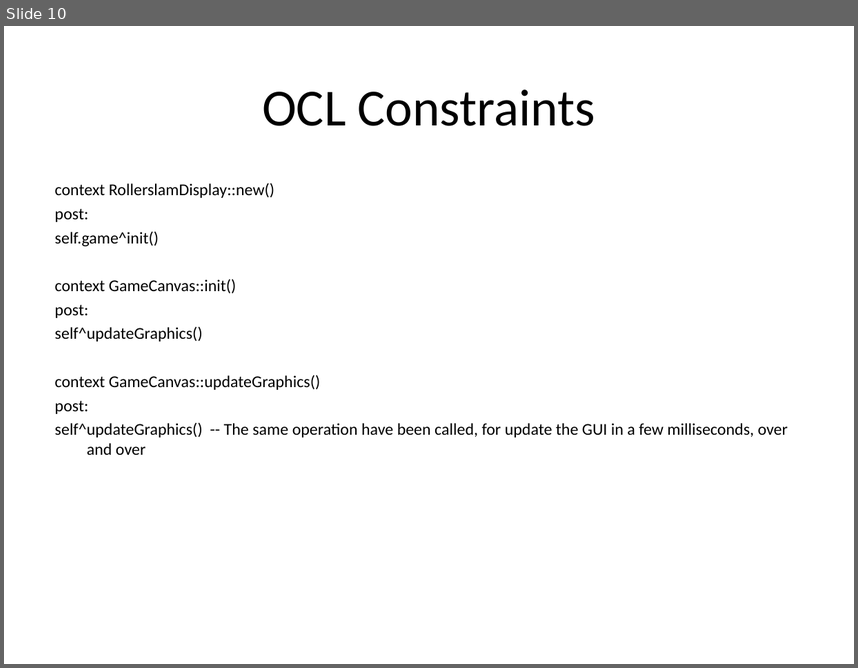
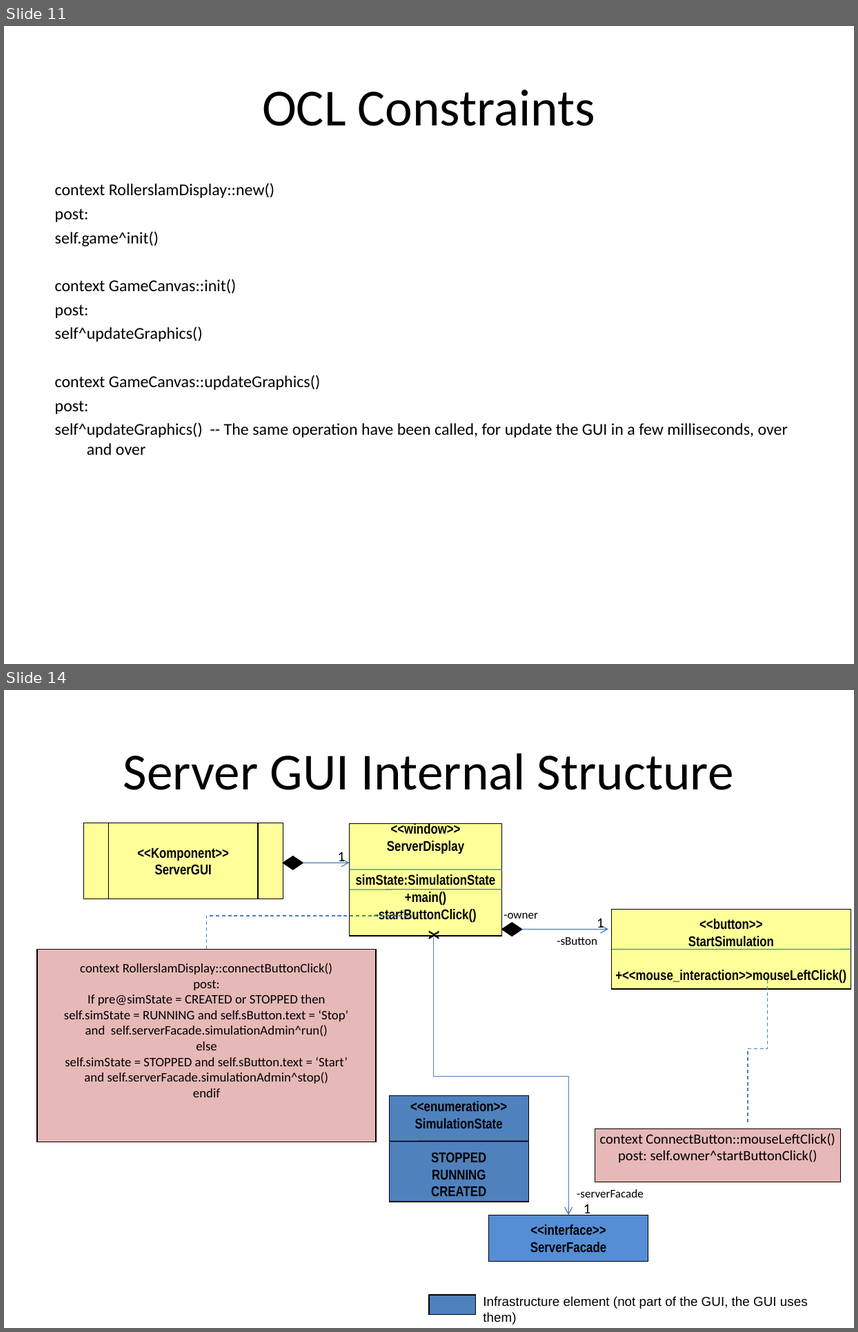
Before and after one commit to krishprince/rollerslam, a slide deck: docs/GUI/GUIModels_V.0.1.ppt. Shown one above the other, each under a label of ours: slide 10 before the commit, slides 11 and 14 after it; the slides between them are not shown. The pictures are 858x668 and 858x1332 pixels, drawn with LibreOffice and Linux fonts; fonts in the diff are those of the drawing. Boxes give left, top, right and bottom in pixels: in the first picture for what was removed or moved away, otherwise in the second. Text is boxed around its words. In the diff, an @@ line names an element or a change of style, - is before the commit and + after.

Commit message:
Removed display.jar (because it would never get updated); Added a very basic log system... It will be improved as soon as I can. Updated deployment diagram and gui modeling... Including the brand new ServerAdminGui ;) or whatever... Modified Marco Aurelio name on DumpWorldVisitor and RamificationWorldVisitor due to UTF-8 incompatibility, what wouldn't let my netbeans compile the classes.
More coming soon...

Weslei

```diff
--- a/docs/GUI/GUIModels_V.0.1.ppt
+++ b/docs/GUI/GUIModels_V.0.1.ppt
@@ slide 14 added at (4,690,854,1328), background #FFFFFF @@
@@ title added at (123,753,734,790), 44 pt, text #000000 @@
+Server GUI Internal Structure
@@ flow chart predefined process added at (84,822,283,898), fill #FFFF99, outline #000000 0.74 pt, 12 pt, text #000000, bold @@
+<<Komponent>>
+ServerGUI
@@ rectangle added at (349,823,502,936), fill #FFFF99, outline #000000 0.74 pt, 12 pt, text #000000, bold @@
+<<window>>
+ServerDisplay
+simState:SimulationState
++main()
+-startButtonClick()
@@ text added at (338,851,345,865), 12 pt, text #000000 @@
+1
@@ diamond added at (283,856,303,869), fill #000000, outline #000000 0.74 pt @@
@@ arrow added from (303, 862) to (349, 862), #4A7EBB 0.74 pt @@
@@ line added from (349, 869) to (502, 869), #4A7EBB 0.74 pt @@
@@ line added from (349, 890) to (502, 889), #4A7EBB 0.74 pt @@
@@ elbow line added from (206, 949) to (410, 916), #4A7EBB 0.74 pt dashed @@
@@ text added at (504,912,538,918), 10 pt, text #000000 @@
+-owner
@@ rectangle added at (612,909,851,989), fill #FFFF99, outline #000000 0.74 pt, 12 pt, text #000000, bold @@
+<<button>>
+StartSimulation
++<<mouse_interaction>>mouseLeftClick()
@@ text added at (424,931,450,939), 18 pt, text #000000 @@
+x
@@ elbow arrow added from (433, 938) to (568, 1214), #4A7EBB 0.74 pt @@
@@ diamond added at (502,923,523,936), fill #000000, outline #000000 0.74 pt @@
@@ arrow added from (522, 929) to (608, 929), #4A7EBB 0.74 pt @@
@@ text added at (557,937,597,945), 10 pt, text #000000 @@
+-sButton
@@ text added at (597,918,604,931), 12 pt, text #000000 @@
+1
@@ rectangle added at (37,949,375,1142), fill #E6B9B8, outline #000000 0.74 pt, 11 pt, text #000000 @@
+context RollerslamDisplay::connectButtonClick()
+post:
+If pre@simState = CREATED or STOPPED then
+self.simState = RUNNING and self.sButton.text = ‘Stop’
+and self.serverFacade.simulationAdmin^run()
+else
+self.simState = STOPPED and self.sButton.text = ‘Start’
+and self.serverFacade.simulationAdmin^stop()
+endif
@@ line added from (612, 949) to (851, 949), #4A7EBB 0.74 pt @@
@@ elbow line added from (748, 1122) to (767, 976), #4A7EBB 0.74 pt dashed @@
@@ rectangle added at (389,1096,528,1202), fill #4F81BD, outline #000000 0.74 pt, 12 pt, text #000000, bold @@
+<<enumeration>>
+SimulationState
+STOPPED
+RUNNING
+CREATED
@@ line added from (389, 1141) to (528, 1141), #4A7EBB 0.74 pt @@
@@ line added from (389, 1141) to (528, 1141), #000000 0.99 pt @@
@@ rectangle added at (595,1129,840,1181), fill #E6B9B8, outline #000000 0.74 pt, 12 pt, text #000000 @@
+context ConnectButton::mouseLeftClick()
+post: self.owner^startButtonClick()
@@ text added at (577,1189,644,1197), 10 pt, text #000000 @@
+-serverFacade
@@ text added at (584,1204,590,1217), 12 pt, text #000000 @@
+1
@@ rectangle added at (488,1214,648,1261), fill #558ED5, outline #000000 0.74 pt, 12 pt, text #000000, bold @@
+<<interface>>
+ServerFacade
@@ rectangle added at (429,1294,476,1314), fill #4F81BD, outline #000000 0.74 pt @@
@@ text added at (483,1296,808,1324), 11 pt, text #000000 @@
+Infrastructure element (not part of the GUI, the GUI uses them)
@@ what was slide 10 is now slide 11 @@
```
Also in this commit, not shown: 2 slides changed, 3 other slides added, 11 other files.
